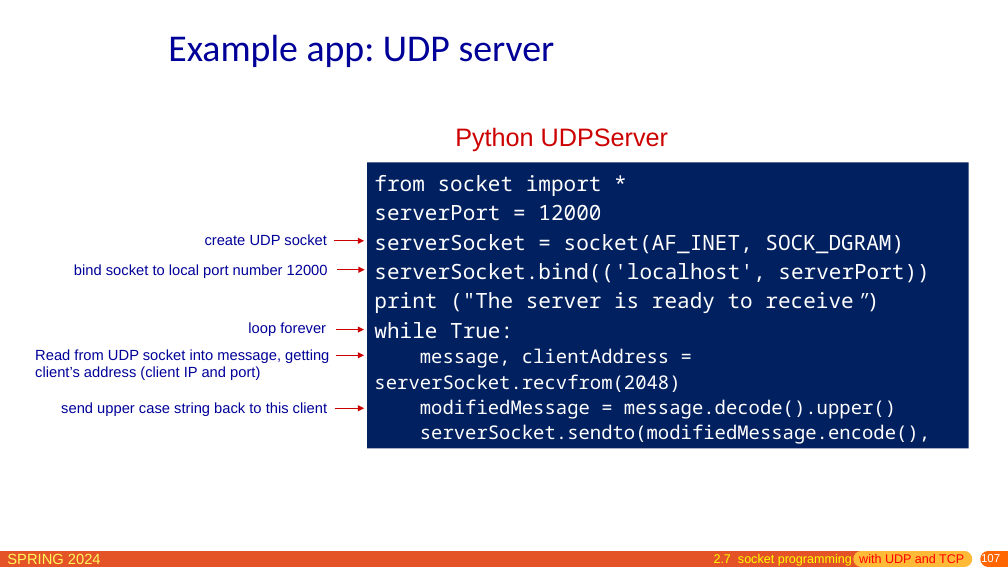
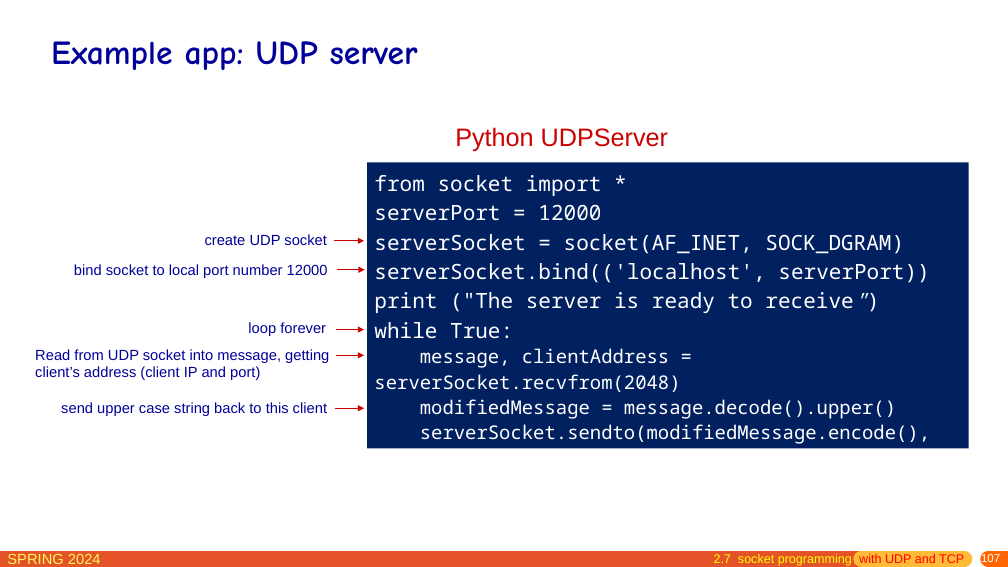
Before and after one commit to network-whu/slides, a slide deck: slide 107 of pptx/chapter2.pptx. Drawn at 1008x567 pixels with LibreOffice and Linux fonts; fonts in the diff are those of the drawing. Boxes give left, top, right and bottom in pixels: in the first picture for what was removed or moved away, otherwise in the second. Text is boxed around its words. In the diff, an @@ line names an element or a change of style, - is before the commit and + after.

```diff
--- a/pptx/chapter2.pptx
+++ b/pptx/chapter2.pptx
@@ title "Example app: UDP server" moved from (x1=168, y1=34, x2=555, y2=67) to (x1=51, y1=41, x2=418, y2=70) @@
@@ title "Example app: UDP server" at (x1=51, y1=41, x2=418, y2=70): size 36 to 32 pt, font Calibri to Comic Neue, bold on @@
```
Also in this commit, not shown: 15 other slides changed, 1 other file.
